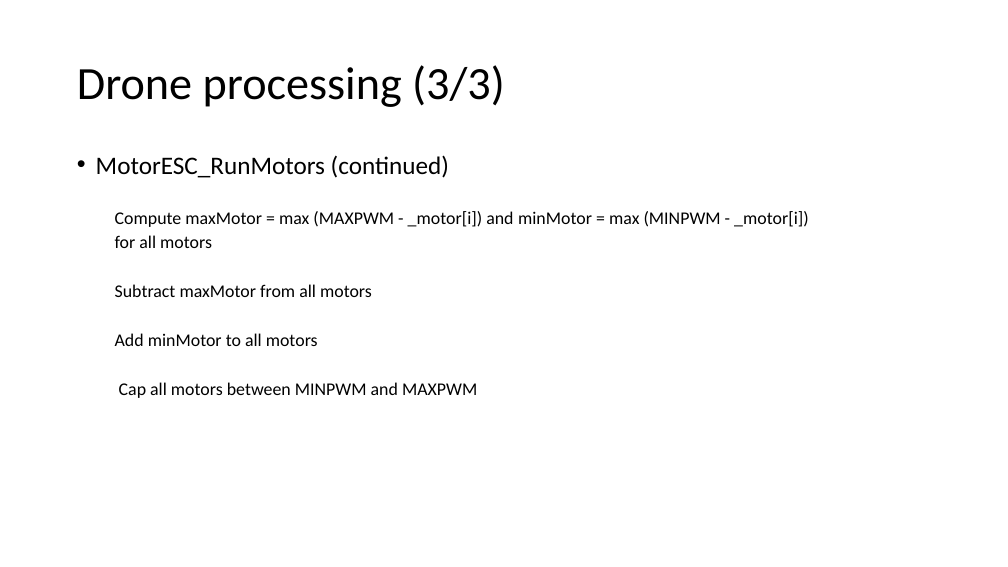
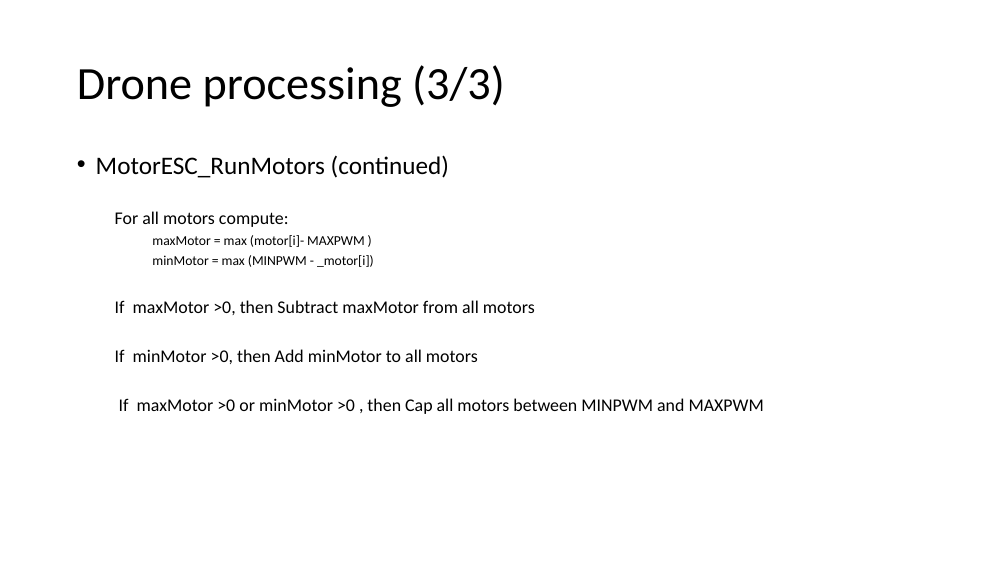
Before and after one commit to RobotEdh/RobotMicroControl, a slide deck: slide 9 of libraries/Diagramm Drone.pptx. Drawn at 1008x567 pixels with LibreOffice and Linux fonts; fonts in the diff are those of the drawing. Boxes give left, top, right and bottom in pixels: in the first picture for what was removed or moved away, otherwise in the second. Text is boxed around its words. In the diff, an @@ line names an element or a change of style, - is before the commit and + after.

```diff
--- a/libraries/Diagramm Drone.pptx
+++ b/libraries/Diagramm Drone.pptx
@@ text at <box>115,211,764,414</box>: text changed @@
-  Compute maxMotor = max (MAXPWM - _motor[i]) and minMotor = max (MINPWM - _motor[i])
-  for all motors
-  Subtract maxMotor from all motors
-  Add minMotor to all motors
-  Cap all motors between MINPWM and MAXPWM
+  For all motors compute:
+    maxMotor = max (motor[i]- MAXPWM )
+    minMotor = max (MINPWM - _motor[i])
+  If maxMotor >0, then Subtract maxMotor from all motors
+  If minMotor >0, then Add minMotor to all motors
+  If maxMotor >0 or minMotor >0 , then Cap all motors between MINPWM and MAXPWM
```
Also in this commit, not shown: 2 other slides changed, 1 slide added, 4 other files.
